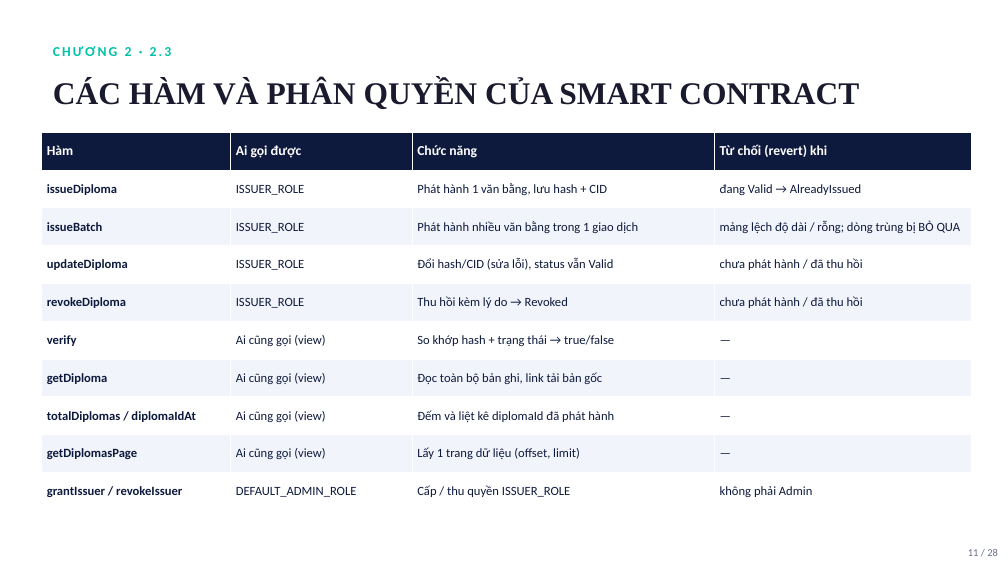
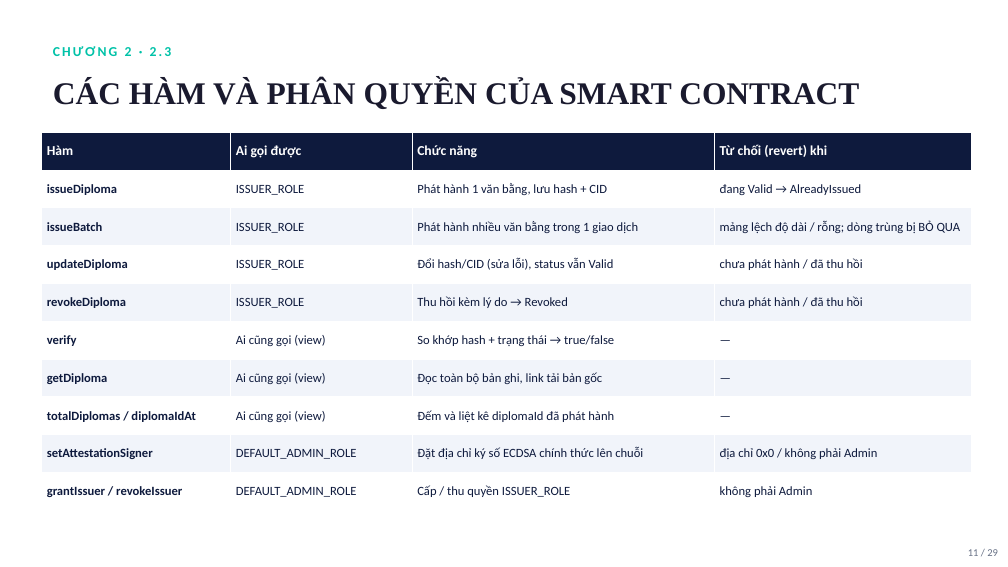
Before and after one commit to 2312792-debug/DoAn, a slide deck: slide 12 of file/Thuyet_Trinh_He_Thong_Xac_Thuc_Van_Bang_NopBai.pptx. Drawn at 1008x567 pixels with LibreOffice and Linux fonts; fonts in the diff are those of the drawing. Boxes give left, top, right and bottom in pixels: in the first picture for what was removed or moved away, otherwise in the second. Text is boxed around its words. In the diff, an @@ line names an element or a change of style, - is before the commit and + after.

Commit message:
Update Word report and PowerPoint slides with X.509/PKCS#7, ECDSA EIP-191, gas & 30/30 test results

```diff
--- a/file/Thuyet_Trinh_He_Thong_Xac_Thuc_Van_Bang_NopBai.pptx
+++ b/file/Thuyet_Trinh_He_Thong_Xac_Thuc_Van_Bang_NopBai.pptx
@@ table at box(42, 132, 972, 510) @@
-row 9: getDiplomasPage | Ai cũng gọi (view) | Lấy 1 trang dữ liệu (offset, limit) | —
+row 9: setAttestationSigner | DEFAULT_ADMIN_ROLE | Đặt địa chỉ ký số ECDSA chính thức lên chuỗi | địa chỉ 0x0 / không phải Admin
```
Also in this commit, not shown: 25 other slides changed, 1 slide added, 3 other files.
